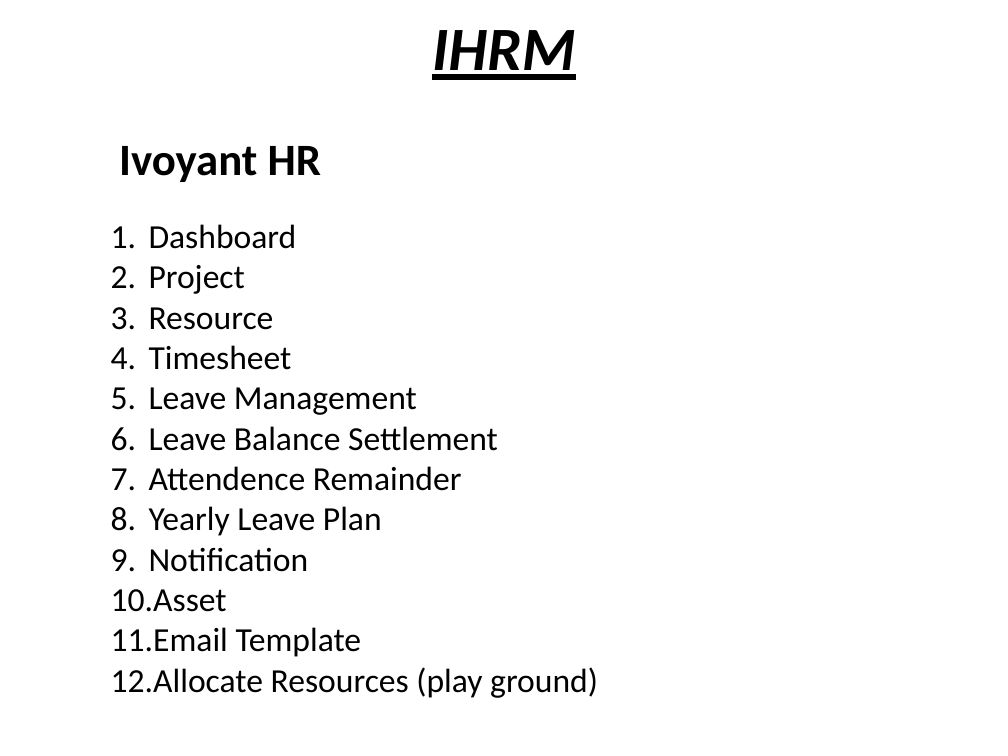
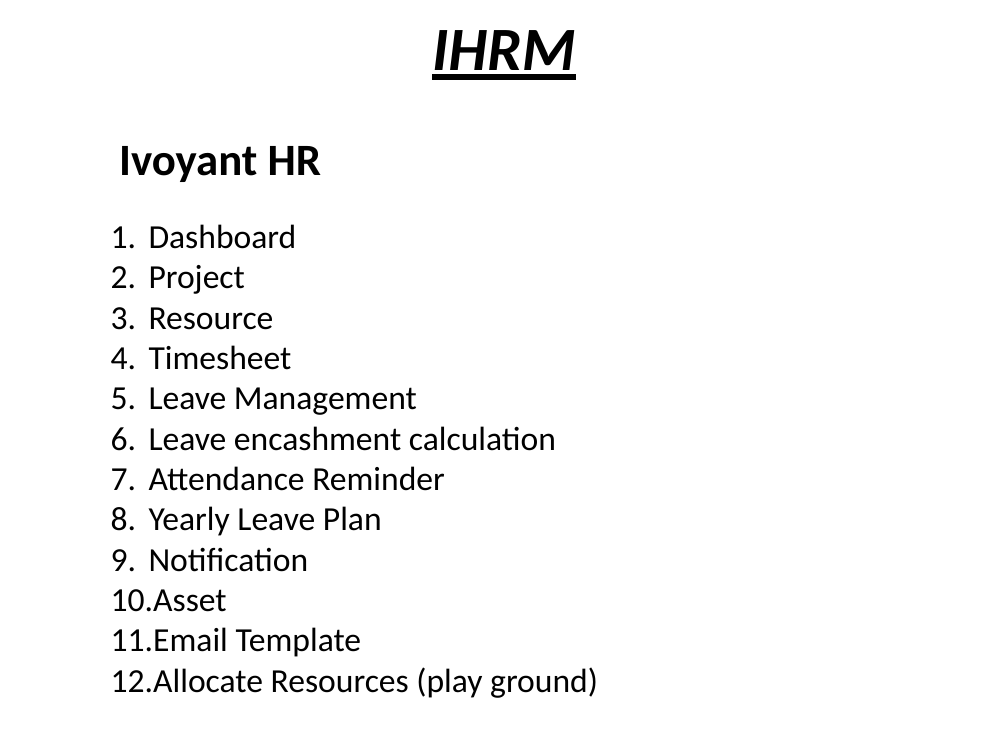
Before and after one commit to Thejesh-ivoyant/ihrm, a slide deck: slide 1 of IHRM ppt.pptx. Drawn at 1008x756 pixels with LibreOffice and Linux fonts; fonts in the diff are those of the drawing. Boxes give left, top, right and bottom in pixels: in the first picture for what was removed or moved away, otherwise in the second. Text is boxed around its words. In the diff, an @@ line names an element or a change of style, - is before the commit and + after.

```diff
--- a/IHRM ppt.pptx
+++ b/IHRM ppt.pptx
@@ text at box(149, 426, 556, 491): text changed @@
-6. Leave Balance Settlement
-7. Attendence Remainder
+6. Leave encashment calculation
+7. Attendance Reminder
```
Also in this commit, not shown: 1 other slide changed, 1 other file.
